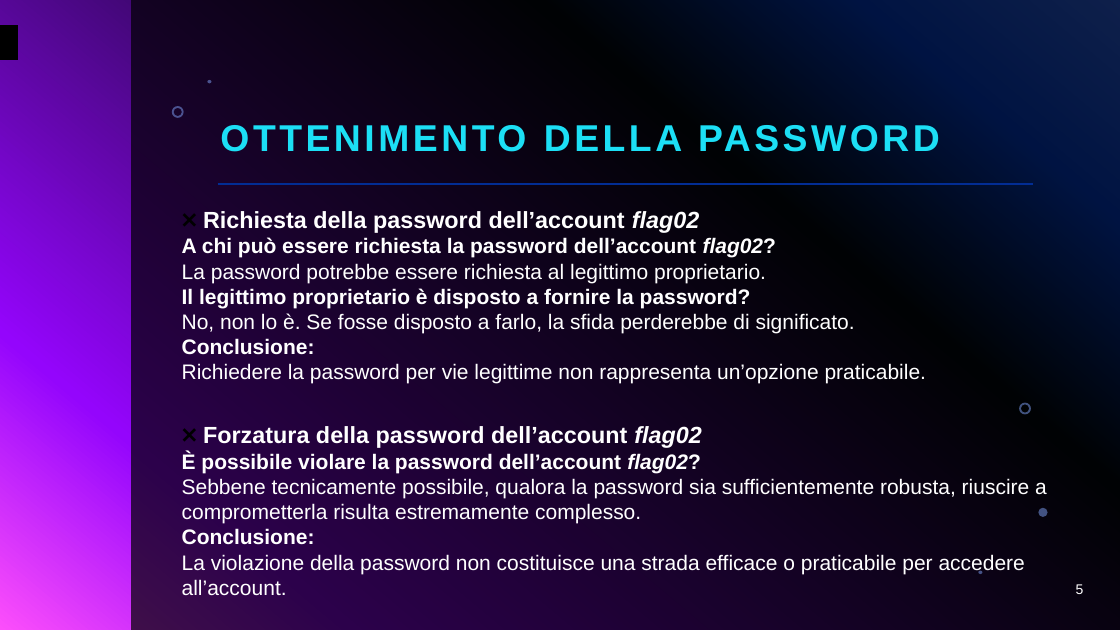
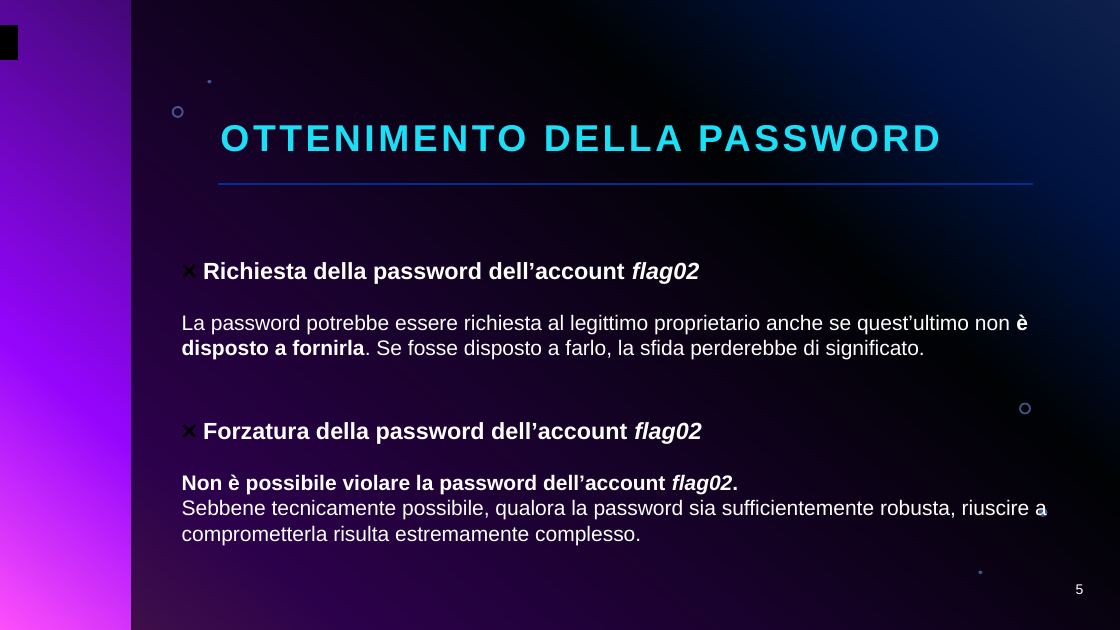
Before and after one commit to giorgiosiniscalchi/Nebula16-ITA, a slide deck: slide 5 of Presentazione Nebula16.pptx. Drawn at 1120x630 pixels with LibreOffice and Linux fonts; fonts in the diff are those of the drawing; background and template pictures are left out. Boxes give left, top, right and bottom in pixels: in the first picture for what was removed or moved away, otherwise in the second. Text is boxed around its words. In the diff, an @@ line names an element or a change of style, - is before the commit and + after.

```diff
--- a/Presentazione Nebula16.pptx
+++ b/Presentazione Nebula16.pptx
@@ text "❌ Richiesta della password dell’account ...": place and size @@
-text "❌ Richiesta della password dell’account ..." at (182, 211, 926, 384)
+text "❌ Richiesta della password dell’account ..." at (182, 262, 1028, 359)
@@ text at (182, 314, 1028, 359): text changed @@
-A chi può essere richiesta la password dell’account flag02?
-La password potrebbe essere richiesta al legittimo proprietario.
-Il legittimo proprietario è disposto a fornire la password?
-No, non lo è. Se fosse disposto a farlo, la sfida perderebbe di significato.
-Conclusione:
-Richiedere la password per vie legittime non rappresenta un’opzione praticabile.
+La password potrebbe essere richiesta al legittimo proprietario anche se quest’ultimo non è disposto a fornirla. Se fosse disposto a farlo, la sfida perderebbe di significato.
@@ text at (182, 474, 1047, 545): text changed @@
-È possibile violare la password dell’account flag02?
-Sebbene tecnicamente possibile, qualora la password sia sufficientemente robusta, riuscire a comprometterla risulta estremamente complesso.
-Conclusione:
-La violazione della password non costituisce una strada efficace o praticabile per accedere all’account.
+Non è possibile violare la password dell’account flag02.
+Sebbene tecnicamente possibile, qualora la password sia sufficientemente robusta, riuscire a comprometterla risulta estremamente complesso.
```
Also in this commit, not shown: 5 other slides changed.
